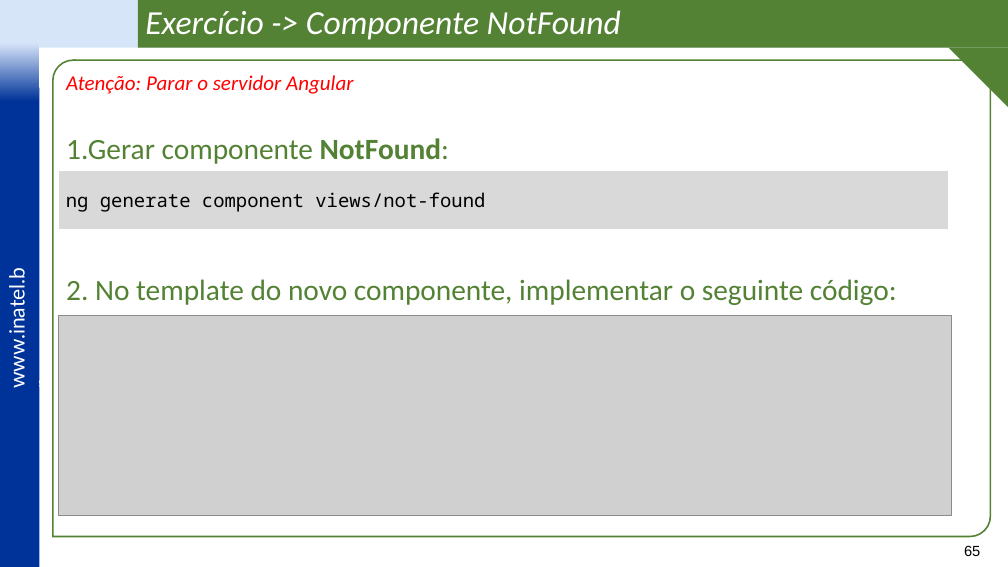
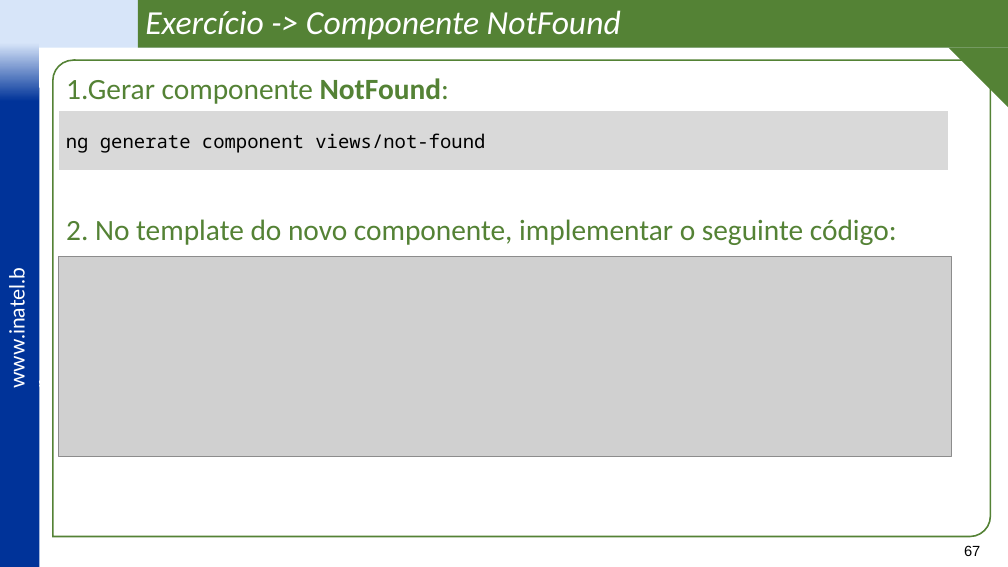
Before and after one commit to vitor-figueiredo/Lab_Angular, a slide deck: slide 67 of _docs/Lab_Angular - Frontend com Angular -v3.pptx (slide 65 before the commit). Drawn at 1008x567 pixels with LibreOffice and Linux fonts; fonts in the diff are those of the drawing; grey boxes stand for pictures; background and template pictures are left out. Boxes give left, top, right and bottom in pixels: in the first picture for what was removed or moved away, otherwise in the second. Text is boxed around its words. In the diff, an @@ line names an element or a change of style, - is before the commit and + after.

```diff
--- a/_docs/Lab_Angular - Frontend com Angular -v3.pptx
+++ b/_docs/Lab_Angular - Frontend com Angular -v3.pptx
@@ text in round diag rect at [66, 75, 353, 94]: paragraph removed @@
-Atenção: Parar o servidor Angular
@@ rectangle "ng generate component views/not-found": place and size @@
-rectangle "ng generate component views/not-found" at [58, 170, 948, 230]
+rectangle "ng generate component views/not-found" at [58, 111, 948, 171]
@@ picture: place and size @@
-picture at [58, 315, 951, 516]
+picture at [58, 256, 951, 457]
@@ page number at [964, 545, 980, 556]: text changed @@
-65
+67
```
Also in this commit, not shown: 13 other slides changed, 26 slides added, 2 slides removed, 31 other files.
